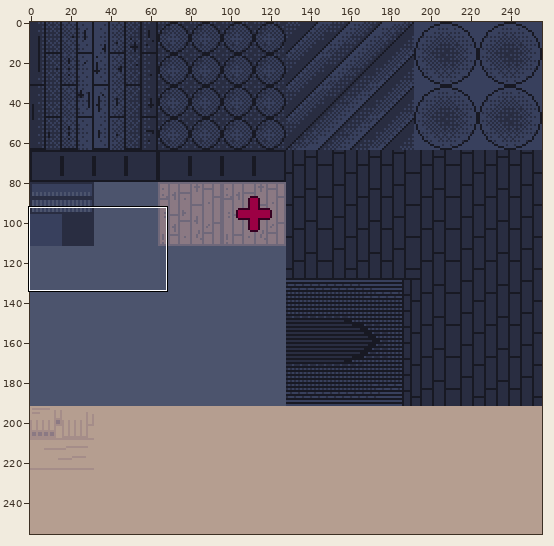
Pixel-art file, stored at assets/obj/ase_dreadzone_texture.aseprite. The first picture is a wide view before the edit; the outline marks the close-up.
Close-up. As it was:
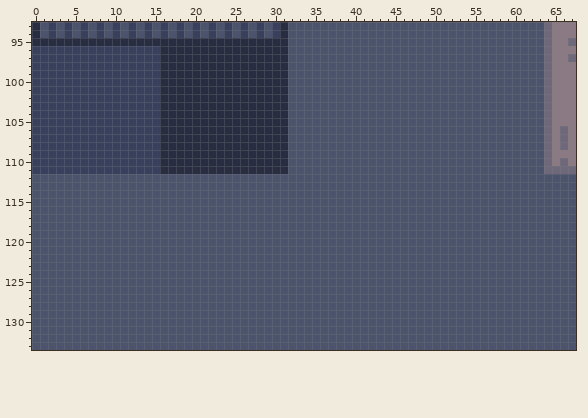
256x256 pixels, 1 frame. Shown: x 0..67, y 93..133.
The same view after the edit:
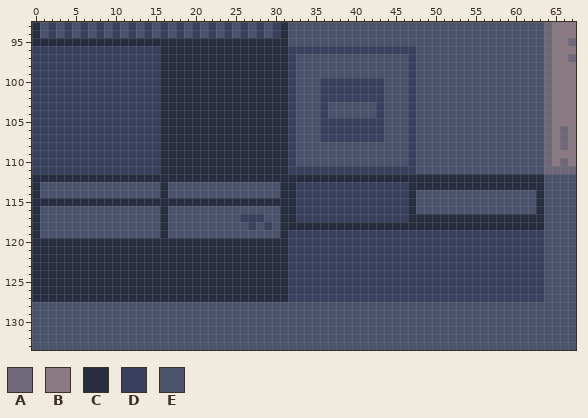
Palette (. is transparent): A #6f687a  B #8b7983  C #292d41  D #38405d  E #4c546d
Message: Nicer UV and textures for the rifle.
Changes in this commit:
layer "Guns/Rifle" added
Changed rows in their new state; - is an unchanged pixel.
Layer "Guns/Rifle":
first column x 0:
 96 --------------------------------DDDDDDDDDDDDDDDD----------------
 97 --------------------------------D--------------D----------------
 98 --------------------------------D--------------D----------------
 99 --------------------------------D--------------D----------------
100 --------------------------------D---DDDDDDDD---D----------------
101 --------------------------------D---DDDDDDDD---D----------------
102 --------------------------------D---DDDDDDDD---D----------------
103 --------------------------------D---D------D---D----------------
104 --------------------------------D---D------D---D----------------
105 --------------------------------D---DDDDDDDD---D----------------
106 --------------------------------D---DDDDDDDD---D----------------
107 --------------------------------D---DDDDDDDD---D----------------
108 --------------------------------D--------------D----------------
109 --------------------------------D--------------D----------------
110 --------------------------------D--------------D----------------
111 --------------------------------DDDDDDDDDDDDDDDD----------------
112 CCCCCCCCCCCCCCCCCCCCCCCCCCCCCCCCCCCCCCCCCCCCCCCCCCCCCCCCCCCCCCCC
113 C---------------C--------------CCDDDDDDDDDDDDDDCCCCCCCCCCCCCCCCC
114 C---------------C--------------CCDDDDDDDDDDDDDDC---------------C
115 CCCCCCCCCCCCCCCCCCCCCCCCCCCCCCCCCDDDDDDDDDDDDDDC---------------C
116 C---------------C--------------CCDDDDDDDDDDDDDDC---------------C
117 C---------------C---------DDD--CCDDDDDDDDDDDDDDCCCCCCCCCCCCCCCCC
118 C---------------C----------D-D-CCCCCCCCCCCCCCCCCCCCCCCCCCCCCCCCC
119 C---------------C--------------CDDDDDDDDDDDDDDDDDDDDDDDDDDDDDDDD
120 CCCCCCCCCCCCCCCCCCCCCCCCCCCCCCCCDDDDDDDDDDDDDDDDDDDDDDDDDDDDDDDD
121 CCCCCCCCCCCCCCCCCCCCCCCCCCCCCCCCDDDDDDDDDDDDDDDDDDDDDDDDDDDDDDDD
122 CCCCCCCCCCCCCCCCCCCCCCCCCCCCCCCCDDDDDDDDDDDDDDDDDDDDDDDDDDDDDDDD
123 CCCCCCCCCCCCCCCCCCCCCCCCCCCCCCCCDDDDDDDDDDDDDDDDDDDDDDDDDDDDDDDD
124 CCCCCCCCCCCCCCCCCCCCCCCCCCCCCCCCDDDDDDDDDDDDDDDDDDDDDDDDDDDDDDDD
125 CCCCCCCCCCCCCCCCCCCCCCCCCCCCCCCCDDDDDDDDDDDDDDDDDDDDDDDDDDDDDDDD
126 CCCCCCCCCCCCCCCCCCCCCCCCCCCCCCCCDDDDDDDDDDDDDDDDDDDDDDDDDDDDDDDD
127 CCCCCCCCCCCCCCCCCCCCCCCCCCCCCCCCDDDDDDDDDDDDDDDDDDDDDDDDDDDDDDDD
Where, in picture pixels (left, top, right, bottom), the same in both close-ups:
changed: (32, 46, 544, 302)
